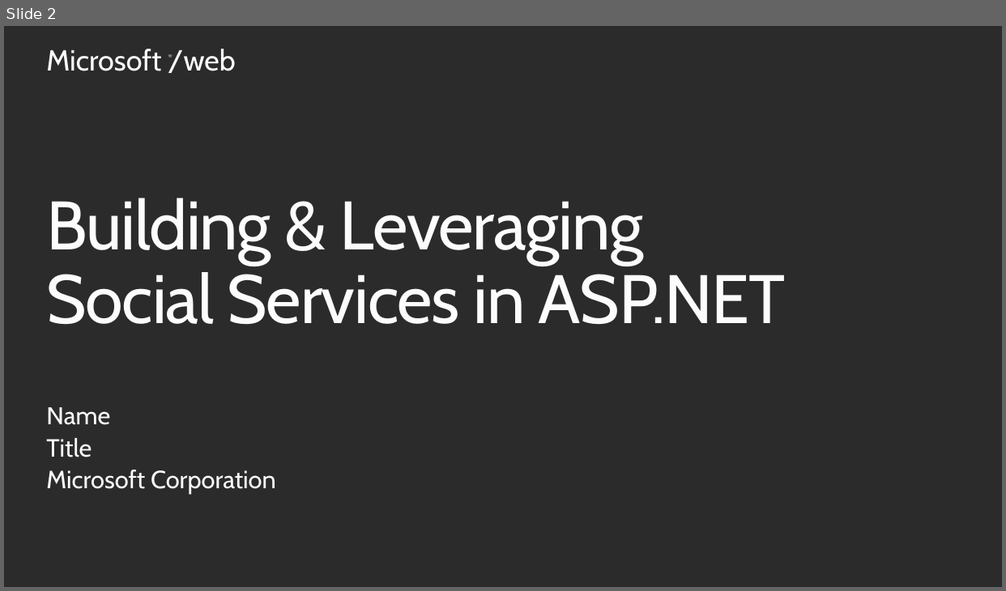
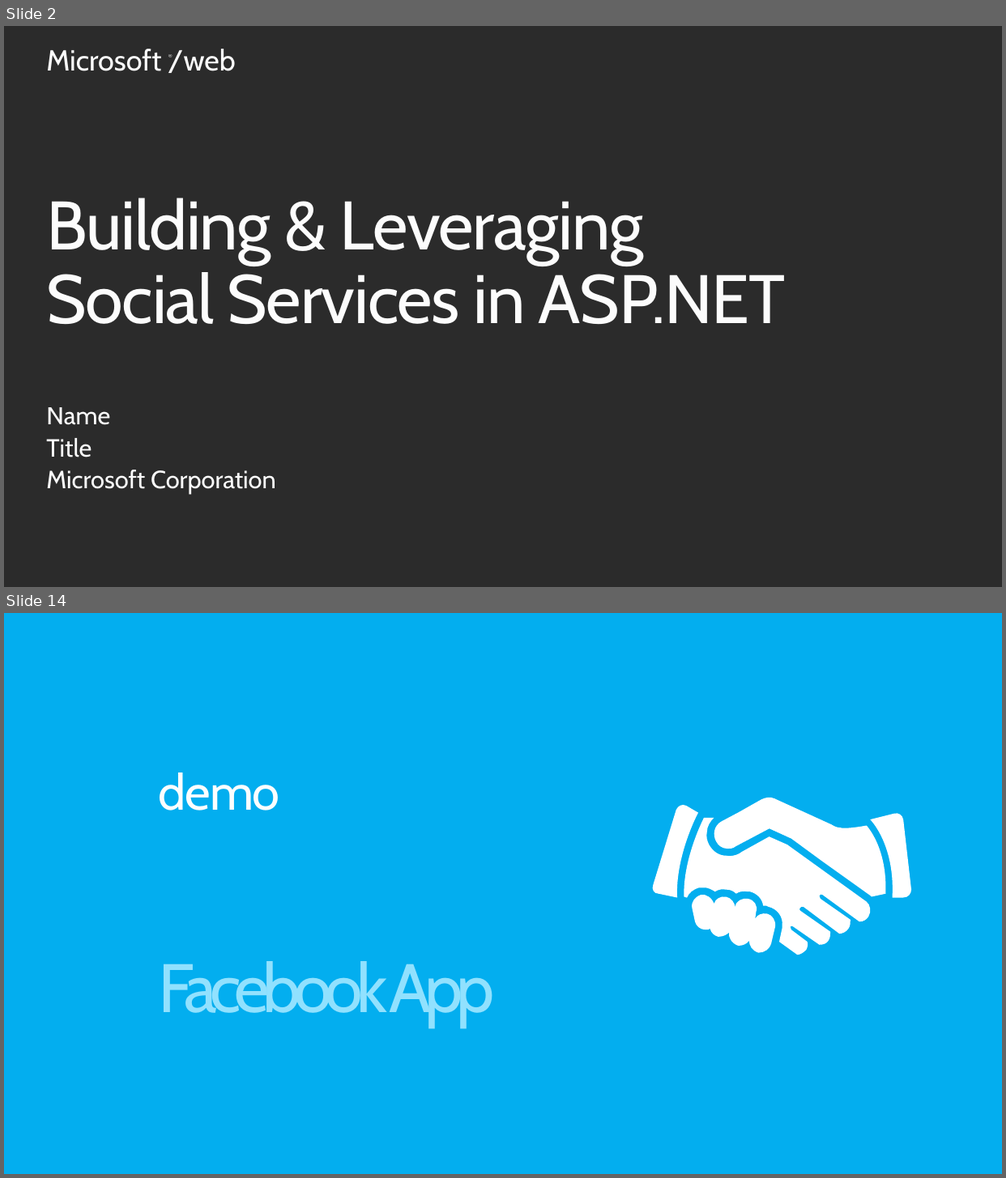
Before and after one commit to Microsoft-Web/PRESENTATION-BuildingSocialWebApps, a slide deck: BuildingAndLeveragingSocialServices.pptx. Shown one above the other, each under a label of ours: slide 2 before the commit, slides 2 and 14 after it; the slides between them are not shown. The pictures are 1006x591 and 1006x1178 pixels, drawn with LibreOffice and Linux fonts; fonts in the diff are those of the drawing; background and template pictures are left out; a plain dark background stands for a picture behind light text. Boxes give left, top, right and bottom in pixels: in the first picture for what was removed or moved away, otherwise in the second. Text is boxed around its words. In the diff, an @@ line names an element or a change of style, - is before the commit and + after.

```diff
--- a/BuildingAndLeveragingSocialServices.pptx
+++ b/BuildingAndLeveragingSocialServices.pptx
@@ slide 14 added at (4,613,1002,1174), background #00AEEF @@
@@ title added at (159,773,280,811), 48 pt, text #FFFFFF at 98% opacity @@
+demo
@@ group added at (651,796,911,955): 5 freeform shapes @@
@@ text added at (159,961,495,1028), 66 pt, text #93E2FF @@
+Facebook App
```
Also in this commit, not shown: 11 other slides added, 1 slide removed.
